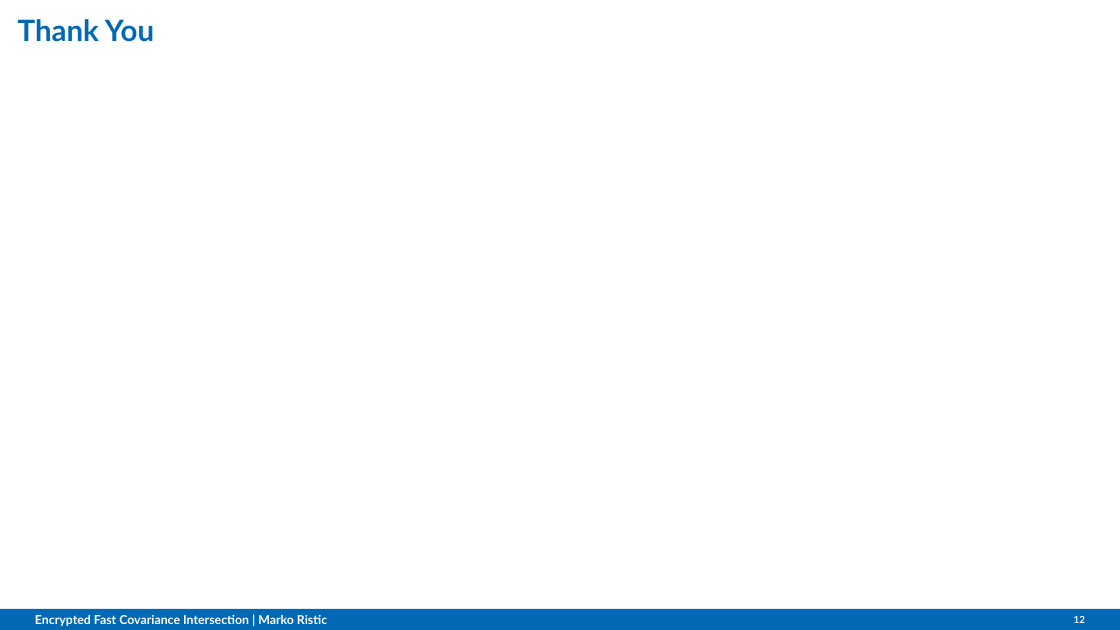
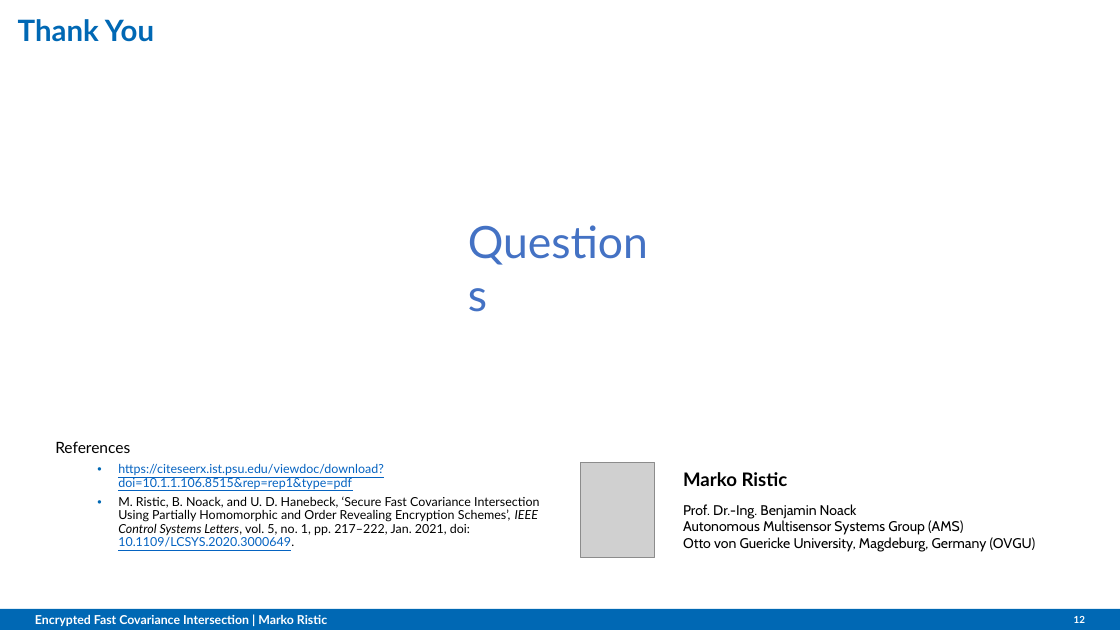
Before and after one commit to omubtcezq/PaillierFCI, a slide deck: slide 12 of presentation/MFI2022_marko_ristic.pptx. Drawn at 1120x630 pixels with LibreOffice and Linux fonts; fonts in the diff are those of the drawing; grey boxes stand for pictures; background and template pictures are left out. Boxes give left, top, right and bottom in pixels: in the first picture for what was removed or moved away, otherwise in the second. Text is boxed around its words. In the diff, an @@ line names an element or a change of style, - is before the commit and + after.

```diff
--- a/presentation/MFI2022_marko_ristic.pptx
+++ b/presentation/MFI2022_marko_ristic.pptx
@@ text added at [457,208,663,273], 28.6 pt, text #4472C4 @@
+Questions
@@ text added at [55,441,539,547], 8 pt, text #000000 @@
+References
+  • https://citeseerx.ist.psu.edu/viewdoc/download?doi=10.1.1.106.8515&rep=rep1&type=pdf
+  • M. Ristic, B. Noack, and U. D. Hanebeck, ‘Secure Fast Covariance Intersection Using Partially Homomorphic and Order Revealing Encryption Schemes’, IEEE Control Systems Letters, vol. 5, no. 1, pp. 217–222, Jan. 2021, doi: 10.1109/LCSYS.2020.3000649.
@@ picture added at [580,463,654,558] @@
@@ text added at [683,472,788,486], 12 pt, text #000000, bold @@
+Marko Ristic
@@ text added at [683,504,1036,552], 9 pt, text #000000 @@
+Prof. Dr.-Ing. Benjamin Noack
+Autonomous Multisensor Systems Group (AMS)
+Otto von Guericke University, Magdeburg, Germany (OVGU)
```
Also in this commit, not shown: 11 other slides changed.
